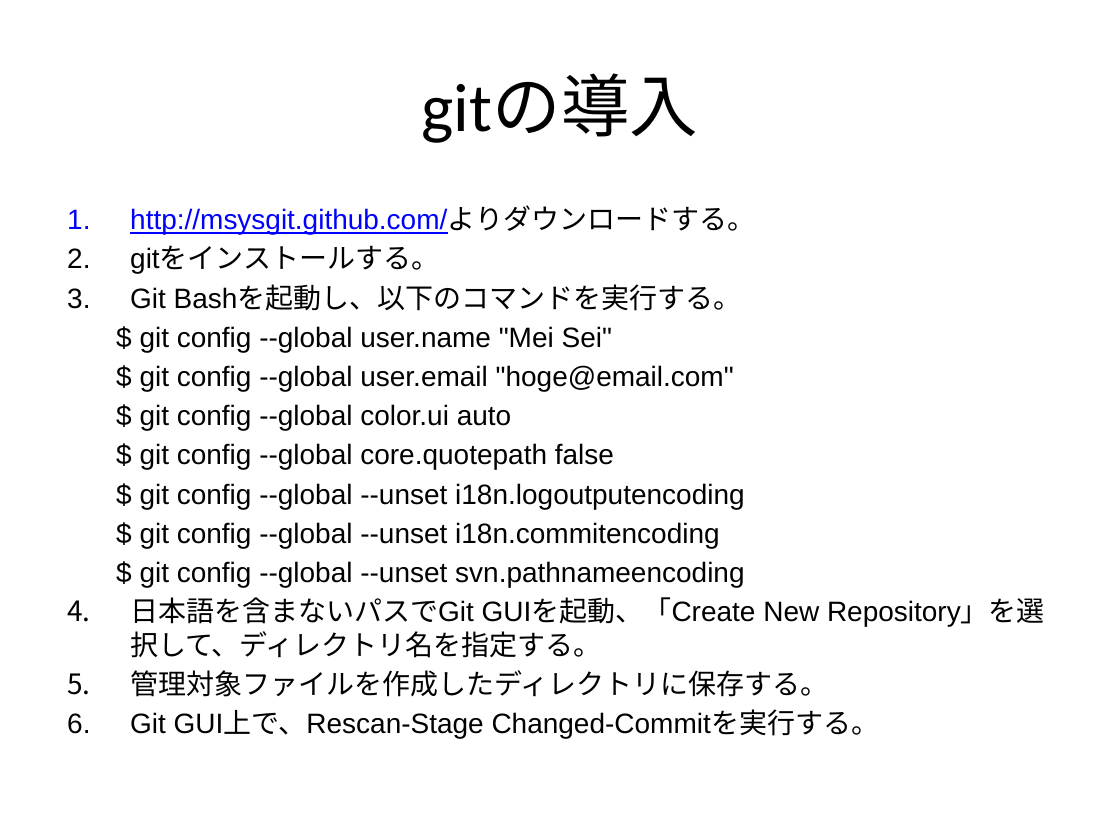
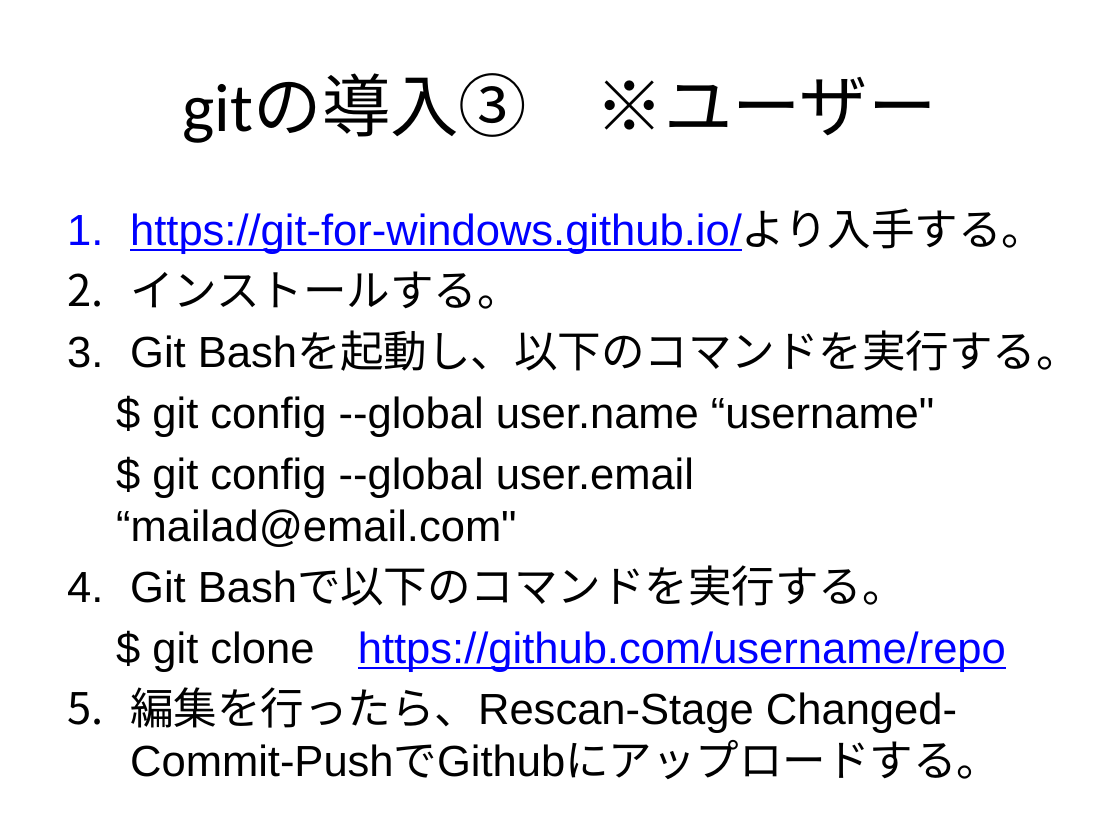
Before and after one commit to RyutaroMayumi/git_research, a slide deck: slide 8 of KK01_git.pptx (slide 6 before the commit). Drawn at 1120x840 pixels with LibreOffice and Linux fonts; fonts in the diff are those of the drawing. Boxes give left, top, right and bottom in pixels: in the first picture for what was removed or moved away, otherwise in the second. Text is boxed around its words. In the diff, an @@ line names an element or a change of style, - is before the commit and + after.

```diff
--- a/KK01_git.pptx
+++ b/KK01_git.pptx
@@ title at box(183, 74, 937, 143): text changed @@
-gitの導入
+gitの導入③ ※ユーザー
@@ text at box(130, 210, 1045, 309): text changed; size 18 to 28 pt @@
-1. http://msysgit.github.com/よりダウンロードする。
-2. gitをインストールする。
+1. https://git-for-windows.github.io/より入手する。
+2. インストールする。
@@ text at box(130, 332, 1080, 371): size 18 to 28 pt in "Git Bashを起動し、以下のコマンドを実行する。"; more space between paragraphs @@
@@ text at box(116, 396, 1006, 733): text changed; size 18 to 28 pt @@
-  $ git config --global user.name "Mei Sei"
-  $ git config --global user.email "hoge@email.com"
-  $ git config --global color.ui auto
-  $ git config --global core.quotepath false
-  $ git config --global --unset i18n.logoutputencoding
-  $ git config --global --unset i18n.commitencoding
-  $ git config --global --unset svn.pathnameencoding
-4. 日本語を含まないパスでGit GUIを起動、「Create New Repository」を選択して、ディレクトリ名を指定する。
-5. 管理対象ファイルを作成したディレクトリに保存する。
-6. Git GUI上で、Rescan-Stage Changed-Commitを実行する。
+  $ git config --global user.name “username"
+  $ git config --global user.email “mailad@email.com"
+4. Git Bashで以下のコマンドを実行する。
+  $ git clone https://github.com/username/repo
+5. 編集を行ったら、Rescan-Stage Changed-Commit-PushでGithubにアップロードする。
```
Also in this commit, not shown: 2 slides added.
